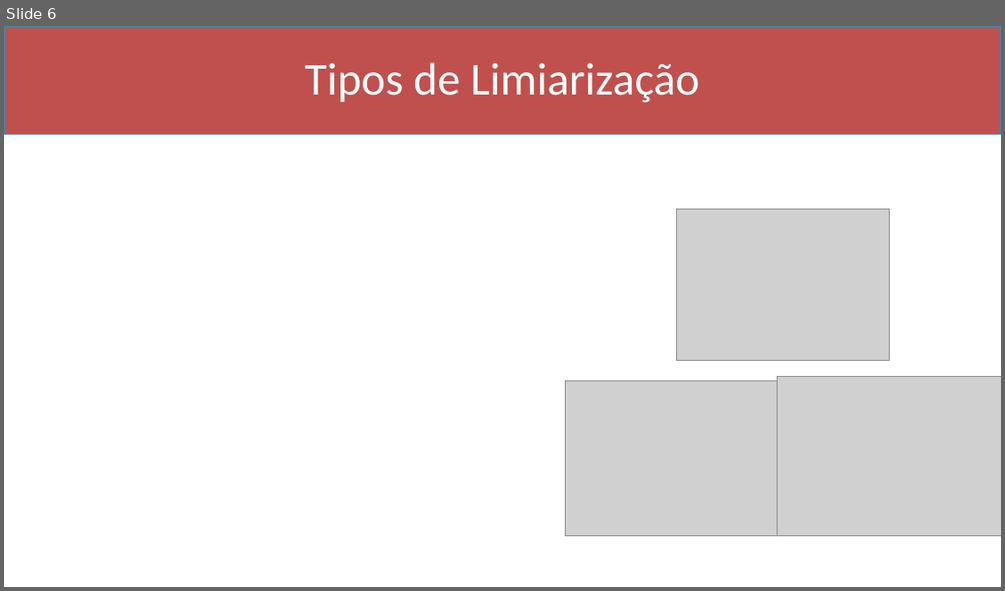
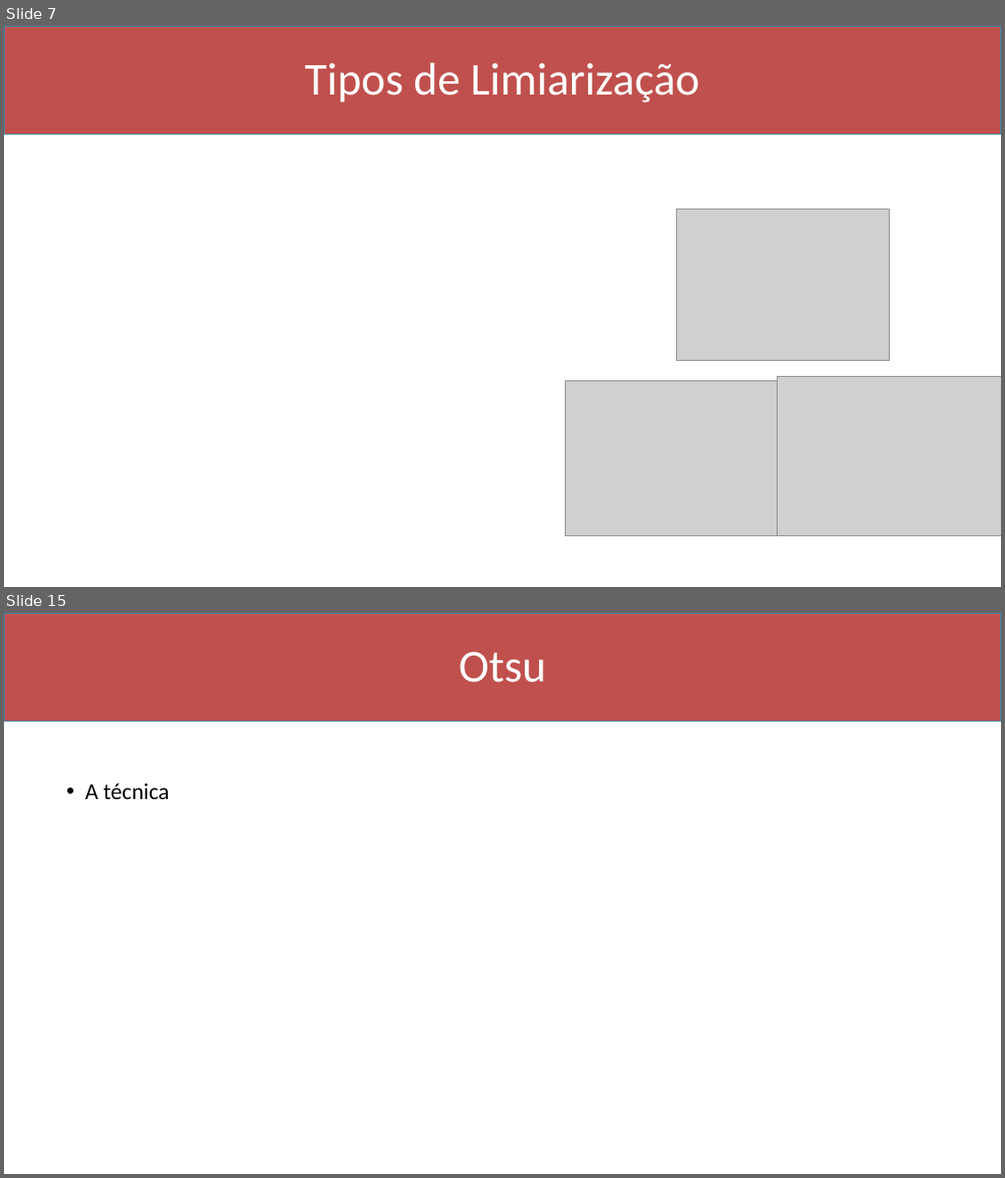
Before and after one commit to Marcio-Salmazo/Aulas, a slide deck: Processamento de Imagens/Slides/09 - Limiarizacao.pptx. Shown one above the other, each under a label of ours: slide 6 before the commit, slides 7 and 15 after it; the slides between them are not shown. The pictures are 1005x591 and 1005x1178 pixels, drawn with LibreOffice and Linux fonts; fonts in the diff are those of the drawing; grey boxes stand for pictures. Boxes give left, top, right and bottom in pixels: in the first picture for what was removed or moved away, otherwise in the second. Text is boxed around its words. In the diff, an @@ line names an element or a change of style, - is before the commit and + after.

```diff
--- a/Processamento de Imagens/Slides/09 - Limiarizacao.pptx
+++ b/Processamento de Imagens/Slides/09 - Limiarizacao.pptx
@@ slide 15 added at box(4, 613, 1001, 1174), background #FFFFFF @@
@@ rectangle added at box(4, 613, 1001, 722), fill #C0504D, outline #418AB3 1 pt @@
@@ title added at box(459, 651, 546, 682), 44 pt, text #FFFFFF @@
+Otsu
@@ text added at box(85, 783, 170, 799), 22 pt, text #000000 @@
+• A técnica
@@ what was slide 6 is now slide 7 @@
```
Also in this commit, not shown: 1 slide changed, 7 other slides added.
